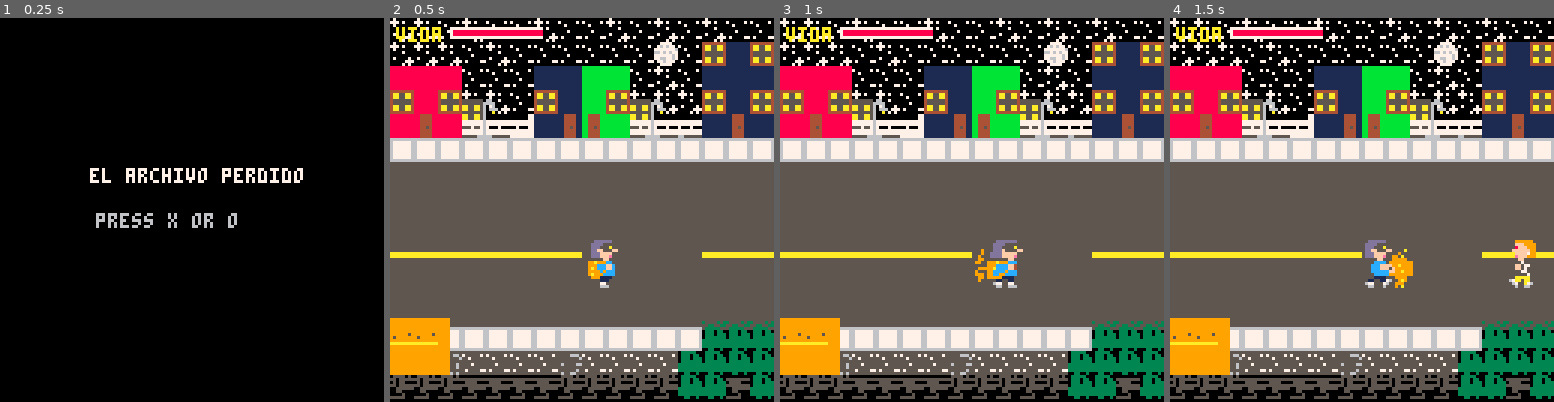
Above: before the commit, frames 1-4 (left to right).
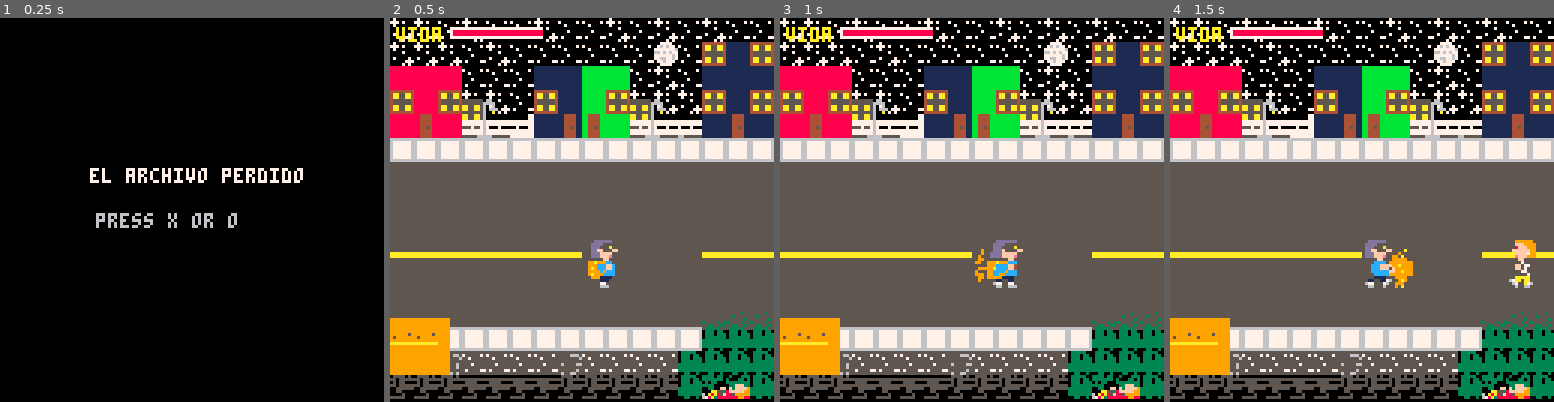
Above: after the commit, the same moments.

Repository: pablonauta/laboratorio2
Game: PICO-8 cartridge test.p8
Same seed, same stepped clock (60 frames per second), same inputs: the game is played once before the commit and once after it.
Inputs:
- Up to frame 1 (0.25 s): no input
- Up to frame 2 (0.5 s): tap X (X key) at 0.33 s
- Up to frame 3 (1 s): tap O (Z key) at 0.7 s
- Up to frame 4 (1.5 s): tap X (X key) at 1.07 s

Frame 1 is identical in both runs. In frame 2, 0.7% of the frame differs, in the area x 81-100%, y 76-100%; in frame 3, 0.7%; in frame 4, 0.7%.

Commit message:
arreglos en la vereda

Diff:
--- a/test.p8
+++ b/test.p8
@@ -1094,14 +1094,14 @@
 00099999999999999999000000550000555555559944449999999999aaaaaaaa6777777655555555555555550000000077777776777777770055000000000000
 00099999999999999999000000005000575555779944449999999999999999996777777655555555aaaaaaaa0000000077777776777777770000500000000000
 00099999999999999999000055555000555555559944449999999999999999996666666655555555aaaaaaaa0000000055555666665555555555500000000000
-00000000000000009999666699995555033333000000000000000000000000000000000000000000000000000000000000000000000000000000000000000000
-00000000000000009999777699995665033303300000000000000000000000000000000000000000000000000000000000000000000000000000000000000000
-00000000000000009999777699995556033303330000000000000000000000000000000000000000000000000000000000000000000000000000000000000000
-00000000000000009999777699995555033333330000000000000000000000000000000000000000000000000000000000000000000000000000000000000000
-00000000000000009999777699995565333333330000000000000000000000000000000000000000000000000000000000000000000000000000000000000000
-00000000000000009999777699995565333333330000003000000000000000000000000000000000000000000000000000000000000000000000000000000000
-00000000000000009999777699995555333333333000030030000303000000000000000000000000000000000000000000000000000000000000000000000000
-00000000000000009999666699996565003300300033003000330033000000000000000000000000000000000000000000000000000000000000000000000000
+00000000666699999999666699995555033333000000000000000000033033333330003003000333333303300000000000999000000000000000000000000000
+00000000677799999999777699995665033303300000000000000000033333333033000330003303333333300000000000999000000000000000000000000000
+00000000677799999999777699995556033303330000000000000000000330303f83333333333333030330000000000000999000000000000000000000000000
+00000000677799999999777699995555033333330000000000000000000033339ffff330033fff33333300000000030000999000000000000000000000000000
+00000000677799999999777699995565333333330000000000000000ff0033009ffff3f00f3ffff9003300ff0030000000999000000000000000000000000000
+00000000677799999999777699995565333333330000003000000000355aa00099fffff58fffff99000aa5530000003000999000000000000000000000000000
+00000000677799999999777699995555333333333000030030000303f58aaa069999955f8859999960a8a85f3000030000999000000000000000000000000000
+000000006666999999996666999965650033003000330030003300338883a8768889995588889988678a38880033003000999000000000000000000000000000
 __map__
 dbdbdbdbdbdbdbdbdbdbdbdbdbdbdbdbdbdbdbdbdbdbdbdbdbdbdbdbf7f70000000000000000000000000000000000000000000000000000000000000000000000000000000000000000000000000000000000000000000000000000000000000000000000000000000000000000000000000000000000000000000000000000
 dbdbdbdbdbdbdbdbdbdbdbdbdbc8c7c8dbdbdbdbdbd6d6d6d6c8dbdbdbf70000000000000000000000000000000000caca00000000000000000000000000000000000000000000000000000000000000000000000000000000000000000000000000000000000000000000000000000000000000000000000000000000000000
@@ -1109,19 +1109,19 @@
 c8c5c8cccddbc8c7c6c8cccddbc8c7c8c8c5c8dbdbd6c8d6d6c8dbdbdbdbdb00000000000000000000000000000000caca00000000000000000000000000000000000000000000000000000000000000000000000000000000000000000000000000000000000000000000000000000000000000000000000000000000000000
 c5c9c5dcddc0c7cbcac6dcddddc7cbc7c5c9c5c0c0d6d6d5d5d6c0c0c0000000000000000000000000000000000000caca00000000000000000000000000000000000000000000000000000000000000000000000000000000000000000000000000000000000000000000000000000000000000000000000000000000000000
 d8d8d8d8d8d8d8d8d8d8d8d8d8d8d8d8d8d8d8d8d8d8d8d8d8d8d8d8d8d8d8d8d8d8d8d8d8d8d8d8d8d8d8d8d8d8d8d8d8d8000000000000000000000000000000000000000000000000000000000000000000000000000000000000000000000000000000000000000000000000000000000000000000000000000000000000
-d1d1d2edededededededededede6e6e6e6e6ededededededededededede6e6e6e6e6e6ededededede6e6e6ededededced4d4000000000000000000000000000000000000000000000000000000000000000000000000000000000000000000000000000000000000000000000000000000000000000000000000000000000000
-d7d7e2d8d8d8d8d8d8d8d8d8d8e4e4e4e4e4d8d8d8d8d8d8d8d8d8d8d8e4e4e4e4e4e4d8d8d8d8d8e4e4e4d8d8d8d8caca00000000000000000000000000000000000000000000000000000000000000000000000000000000000000000000000000000000000000000000000000000000000000000000000000000000000000
-d6d6e3d4d4d4d4ced4d4d4d4e4e4e4e4e4e4e4d4ced4d4d4d4ced4d4d4e4e4e4e4e4e4ced4d4d4d4e4e4e4d4d4d4cecaca00000000000000000000000000000000000000000000000000000000000000000000000000000000000000000000000000000000000000000000000000000000000000000000000000000000000000
-d3d3d3dedededed3d3d3d3d3e4e4dee4e4e4e4d3d3d3d3dedededed3d3e4e4e4e4e4dedededed3d3e4e4e4d3d3d3decaca00000000000000000000000000000000000000000000000000000000000000000000000000000000000000000000000000000000000000000000000000000000000000000000000000000000000000
+d1d1d2edededededededededede6ebebebe6edededededd0d2edededede6e6ebebebe6ededededede6ebe6ededededf7f7f7000000000000000000000000000000000000000000000000000000000000000000000000000000000000000000000000000000000000000000000000000000000000000000000000000000000000
+d7d7e2d8d8d8d8d8d8d8d8d8d8e4e4e4e4e4d8d8d8d8d8e1e2d8d8d8d8e4e4e4e4e4e4d8d8d8d8d8e4e4e4d8d8d8d8caca00000000000000000000000000000000000000000000000000000000000000000000000000000000000000000000000000000000000000000000000000000000000000000000000000000000000000
+d6d6e3d4d4d4d4ced4d4d4d4e4e4e4e4e4e4e4d4ced4d4d4ceced4d4d4e4e4e4e4e4e4e4d4d4d4d4e4e4e4d4d4d4cecaca00000000000000000000000000000000000000000000000000000000000000000000000000000000000000000000000000000000000000000000000000000000000000000000000000000000000000
+d3d3d3dedededed3d3d3d3d3e4eae9e4e4e4e4d3d3d3d3dedededed3d3e4e4e4e4e8e7e4deded3d3e4e4e4d3d3d3decaca00000000000000000000000000000000000000000000000000000000000000000000000000000000000000000000000000000000000000000000000000000000000000000000000000000000000000
 0000000000000000000000000000000000000000000000000000000000000000000000000000000000000000000000000000000000000000000000000000000000000000000000000000000000000000000000000000000000000000000000000000000000000000000000000000000000000000000000000000000000000000
 0000000000000000000000000000000000000000000000000000000000000000000000000000000000000000000000000000000000000000000000000000000000000000000000000000000000000000000000000000000000000000000000000000000000000000000000000000000000000000000000000000000000000000
 c1c1c3c1c3c3c1c3c3c1c3c1c3c1c3c3c3c3c3c1c3c1c3c3c3c3c3c3c3c3c3c3c3c3c3c30000000000000000000000000000000000000000000000000000000000000000000000000000000000000000000000000000000000000000000000000000000000000000000000000000000000000000000000000000000000000000
 c1c1c1c3c1c3c3c3c3c3c3c2c3c3c3c1c3c3c1c3c1c3c1c1c1c1c3c3c1c1c1c3c3c1c1c30000000000000000000000000000000000000000000000000000000000000000000000000000000000000000000000000000000000000000000000000000000000000000000000000000000000000000000000000000000000000000
 c3c3c3c3c3c3c1c1c1c1c3c1c3c3c1c3c3c3c1c3c3c3c1c3c3c1c1c1c1c3c1c1c3c3c1c10000000000000000000000000000000000000000000000000000000000000000000000000000000000000000000000000000000000000000000000000000000000000000000000000000000000000000000000000000000000000000
 c1c3c3c1c1c3c1c1c1c1c1c1c1c3c1c3c3c3c1c3c1c3c3c3c3c3c3c3c3c3c3c1c3c3c3c30000000000000000000000000000000000000000000000000000000000000000000000000000000000000000000000000000000000000000000000000000000000000000000000000000000000000000000000000000000000000000
-d4d4d4d4d4d4d4d4d40000000000000000000000000000000000000000000000000000000000000000000000000000000000000000000000000000000000000000000000000000000000000000000000000000000000000000000000000000000000000000000000000000000000000000000000000000000000000000000000
-d7d7d7d7d7d7d7d7d7d7d7d7d700000000000000000000000000000000000000000000000000000000000000000000000000000000000000000000000000000000000000000000000000000000000000000000000000000000000000000000000000000000000000000000000000000000000000000000000000000000000000
-d7d7d7d7d7d7d7d7d7d7d7d7d7d7d7d7d7d7d7d7d7d7d7d7d7d7d7d7d7000000000000000000000000000000000000000000000000000000000000000000000000000000000000000000000000000000000000000000000000000000000000000000000000000000000000000000000000000000000000000000000000000000
+f4f4f4f4f4f4f4f4f4f400000000000000000000000000000000000000000000000000000000000000000000000000000000000000000000000000000000000000000000000000000000000000000000000000000000000000000000000000000000000000000000000000000000000000000000000000000000000000000000
+f4f4f4f4f4f4f4f4f4f4f4f4f400000000000000000000000000000000000000000000000000000000000000000000000000000000000000000000000000000000000000000000000000000000000000000000000000000000000000000000000000000000000000000000000000000000000000000000000000000000000000
+f4f4f4f4f4f4f4f4f4f4f4f4f4f4f4f4f4f4f4f4f4f4f4f4f4f4f4f4f4000000000000000000000000000000000000000000000000000000000000000000000000000000000000000000000000000000000000000000000000000000000000000000000000000000000000000000000000000000000000000000000000000000
 d9d9d9d9d9d9d9d9d9d9d9d9d9d9d9d9d9d9d9d9d9d9d9d9d9d9d9d9d9d9d9d9d9d9d9d9d9d9d9d9d9d9d9d9d9d9d9d9d9d9d9d9d9d9d9d9d9d9d9d9d9d9d90000000000000000000000000000000000000000000000000000000000000000000000000000000000000000000000000000000000000000000000000000000000
 d9d9d9d9d9d9d9d9d9d9d9d9d9d9d9d9d9d9d9d9d9d9d9d9d9d9d9d9d9d9d9d9d9d9d9d9d9d9d9d9d9d9d9d9d9d9d9d9d9d9d9d9d9d9d9d9d9d9d9d9d9d9d90000000000000000000000000000000000000000000000000000000000000000000000000000000000000000000000000000000000000000000000000000000000
 d9d9d9d9d9d9d9d9d9d9d9d9d9d9d9d9d9d9d9d9d9d9d9d9d9d9d9d9d9d9d9d9d9d9d9d9d9d9d9d9d9d9d9d9d9d9d9d9d9d9d9d9d9d9d9d9d9d9d9d9d9d9d90000000000000000000000000000000000000000000000000000000000000000000000000000000000000000000000000000000000000000000000000000000000
